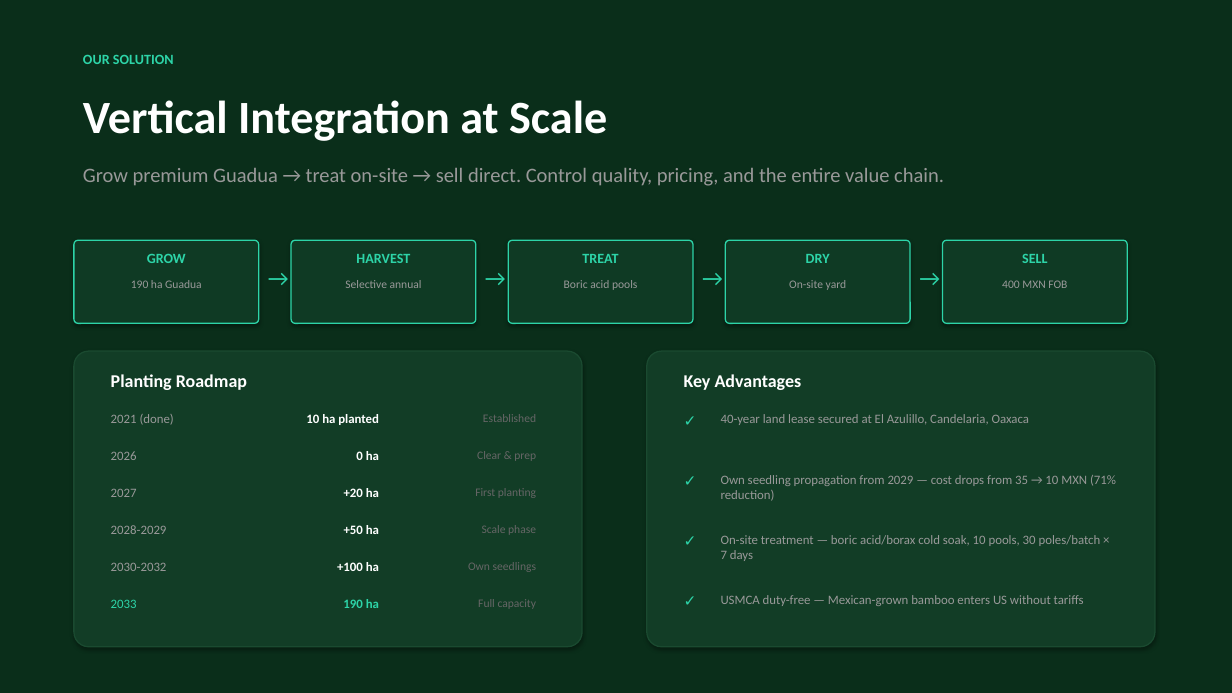
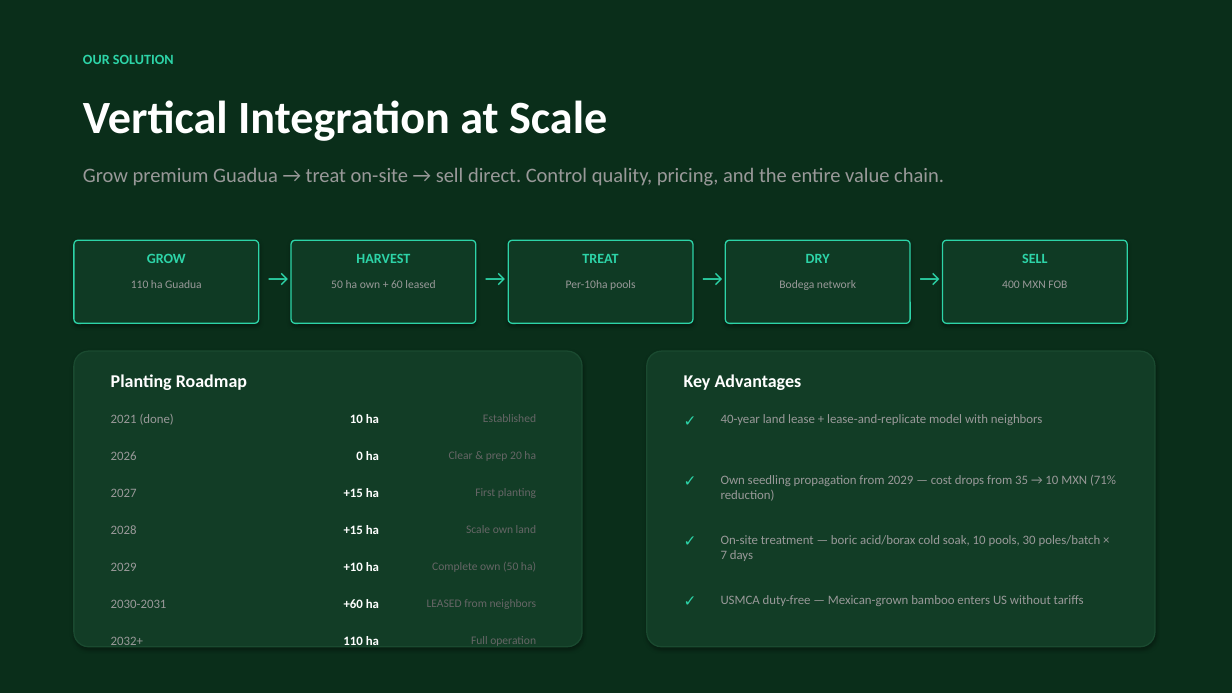
Before and after one commit to perezofir83/pacifico-bambu, a slide deck: slide 8 of Pacifico_Bambu_Pitch_Deck_v3.pptx. Drawn at 1232x693 pixels with LibreOffice and Linux fonts; fonts in the diff are those of the drawing. Boxes give left, top, right and bottom in pixels: in the first picture for what was removed or moved away, otherwise in the second. Text is boxed around its words. In the diff, an @@ line names an element or a change of style, - is before the commit and + after.

```diff
--- a/Pacifico_Bambu_Pitch_Deck_v3.pptx
+++ b/Pacifico_Bambu_Pitch_Deck_v3.pptx
@@ text at (131,280,202,288): text changed @@
-190 ha Guadua
+110 ha Guadua
@@ text at (331,280,435,288): text changed @@
-Selective annual
+50 ha own + 60 leased
@@ text at (566,280,635,290): text changed @@
-Boric acid pools
+Per-10ha pools
@@ text at (779,280,856,290): text changed @@
-On-site yard
+Bodega network
@@ text at (350,414,379,423): text changed @@
-10 ha planted
+10 ha
@@ text at (721,414,1042,425): text changed @@
-40-year land lease secured at El Azulillo, Candelaria, Oaxaca
+40-year land lease + lease-and-replicate model with neighbors
@@ text at (449,451,536,461): text changed @@
-Clear & prep
+Clear & prep 20 ha
@@ text at (344,488,379,497): text changed @@
-+20 ha
++15 ha
@@ text at (111,525,137,534): text changed @@
-2028-2029
+2028
@@ text at (344,525,379,534): text changed @@
-+50 ha
++15 ha
@@ text at (466,525,536,533): text changed @@
-Scale phase
+Scale own land
@@ text at (111,563,137,571): text changed @@
-2030-2032
+2029
@@ text at (344,562,379,571): text changed @@
-+100 ha
++10 ha
@@ text at (432,562,536,572): text changed @@
-Own seedlings
+Complete own (50 ha)
@@ text at (344,599,379,608): text changed; text colour #2DD4A8 to #FFFFFF @@
-190 ha
++60 ha
@@ text at (427,599,536,609): text changed @@
-Full capacity
+LEASED from neighbors
@@ text at (111,600,167,608): text changed; text colour #2DD4A8 to #999999 @@
-2033
+2030-2031
@@ text added at (111,637,143,645), 10 pt, text #999999 @@
+2032+
@@ text added at (343,636,379,645), 10 pt, text #FFFFFF, bold @@
+110 ha
@@ text added at (471,636,536,646), 9 pt, text #666666 @@
+Full operation
```
Also in this commit, not shown: 6 other slides changed, 2 slides added, 1 slide removed, 3 other files.
